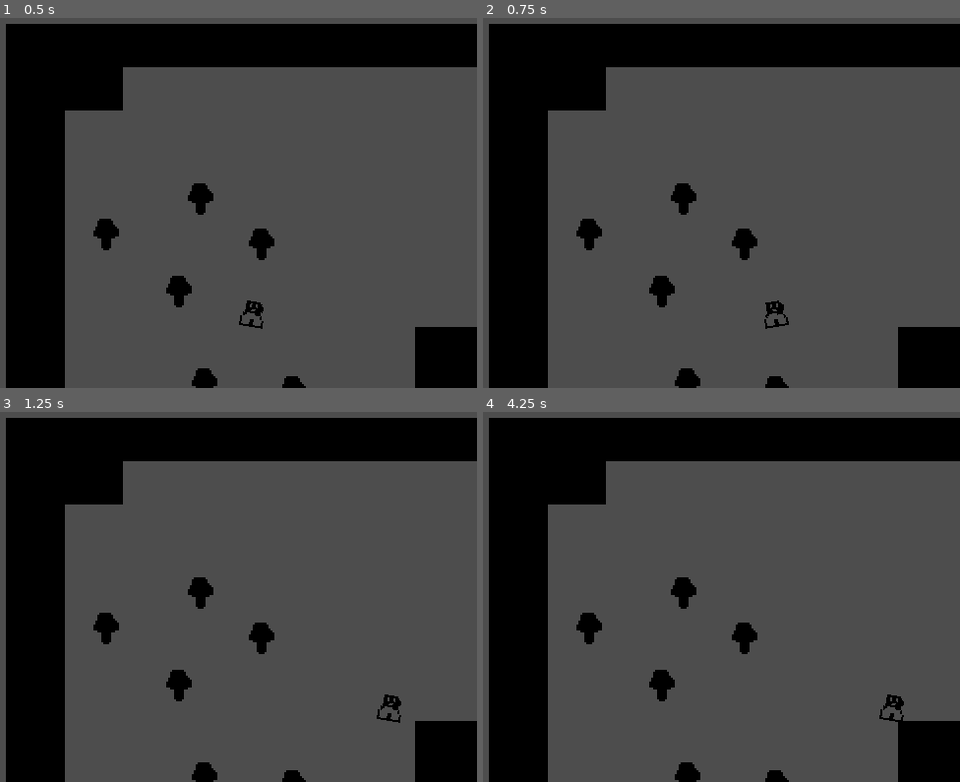
Above: before the commit, frames 1-4 (two rows, left to right).
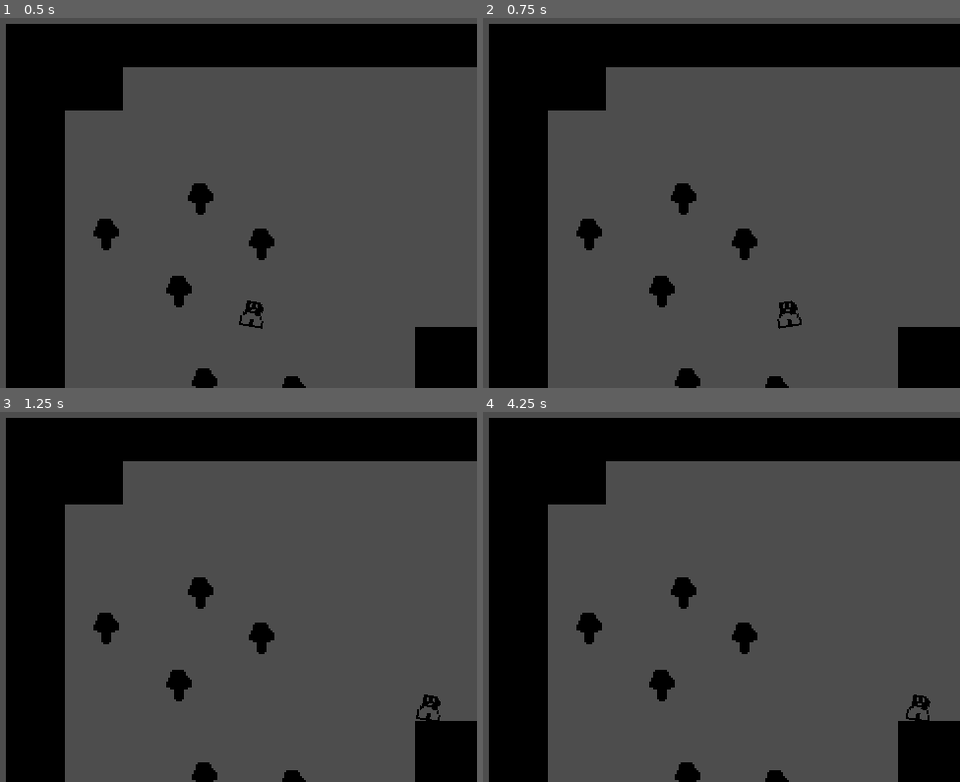
Above: after the commit, the same moments.

Repository: Atlls/project_locroto
Game: Godot game, scene res://scene/mundo.tscn
Same seed, same stepped clock (60 frames per second), same inputs: the game is played once before the commit and once after it.
Inputs:
- Up to frame 1 (0.5 s): no input
- Up to frame 2 (0.75 s): tap Enter (ui_accept) at 0.5, 0.6 s; hold Right (ui_right) from 0.53 s (still down)
- Up to frame 3 (1.25 s): keep holding Right (ui_right); tap Enter (ui_accept) at 0.77, 1.07 s
- Up to frame 4 (4.25 s): release Right (ui_right) at 1.28 s; hold Down (ui_down) 1.28-2.03 s; tap Enter (ui_accept) at 1.35, 1.52, 1.82, 2, 2.1, 2.75, 2.85, 3.02, 3.32, 3.5, 3.6, 3.77, 4.07 s; hold Right (ui_right) 2.03-2.78 s; hold Up (ui_up) 2.78-3.53 s; hold Left (ui_left) from 3.53 s (still down)

Frame 1 is identical in both runs. In frame 2, 0.3% of the frame differs, in the area x 58-67%, y 76-85%; in frame 3, 0.3%, in the area x 78-93%, y 76-85%; in frame 4, 0.3%.

Commit message:
Weno, vayan aportando

Diff:
--- a/cb.gd
+++ /dev/null
@@ -1,14 +0,0 @@
-extends CharacterBody2D
-
-
-# Called when the node enters the scene tree for the first time.
-func _ready() -> void:
-	$AnimationPlayer.play('siu')
-
-
-# Called every frame. 'delta' is the elapsed time since the previous frame.
-func _physics_process(delta: float) -> void:
-	var direction = Input.get_vector('ui_left', 'ui_right','ui_up','ui_down')
-
-	velocity = direction * 100
-	move_and_slide()
--- a/scene/mundo.tscn
+++ b/scene/mundo.tscn
@@ -1,8 +1,8 @@
 [gd_scene load_steps=4 format=3 uid="uid://bs8fwvwk8vhin"]
 
 [ext_resource type="Texture2D" uid="uid://i3fga4c5xv74" path="res://assets/wall.png" id="1_h2umu"]
-[ext_resource type="PackedScene" uid="uid://cvv1tmue6gbmv" path="res://scene/static_body_2d.tscn" id="2_ena8y"]
-[ext_resource type="PackedScene" uid="uid://cn3h62o4vgiqj" path="res://scene/character_body_2d.tscn" id="3_duvnl"]
+[ext_resource type="PackedScene" uid="uid://cvv1tmue6gbmv" path="res://scene/arbol.tscn" id="2_ena8y"]
+[ext_resource type="PackedScene" uid="uid://cn3h62o4vgiqj" path="res://scene/player.tscn" id="3_duvnl"]
 
 [node name="Mundo" type="Node2D"]
 y_sort_enabled = true
--- a/scene/character_body_2d.tscn
+++ b/scene/player.tscn
@@ -1,7 +1,7 @@
 [gd_scene load_steps=7 format=3 uid="uid://cn3h62o4vgiqj"]
 
-[ext_resource type="Script" path="res://cb.gd" id="1_f2en2"]
-[ext_resource type="Texture2D" uid="uid://bfjxwdqu3d20a" path="res://assets/char.png" id="2_hv2wn"]
+[ext_resource type="Script" path="res://scripts/person_controler.gd" id="1_or8e5"]
+[ext_resource type="Texture2D" uid="uid://bfjxwdqu3d20a" path="res://assets/char.png" id="2_6inmk"]
 
 [sub_resource type="CircleShape2D" id="CircleShape2D_4v0g0"]
 radius = 6.0
@@ -44,12 +44,12 @@
 }
 
 [node name="CharacterBody2D" type="CharacterBody2D"]
-script = ExtResource("1_f2en2")
+script = ExtResource("1_or8e5")
 
 [node name="Sprite2D" type="Sprite2D" parent="."]
 position = Vector2(0, -4)
 rotation = -0.164061
-texture = ExtResource("2_hv2wn")
+texture = ExtResource("2_6inmk")
 
 [node name="CollisionShape2D" type="CollisionShape2D" parent="."]
 shape = SubResource("CircleShape2D_4v0g0")
--- /dev/null
+++ b/scripts/person_controler.gd
@@ -0,0 +1,20 @@
+extends CharacterBody2D
+
+# Velocidad del dash
+var dash_speed = 400
+
+# Llamado cuando el nodo entra en el árbol de la escena por primera vez.
+func _ready() -> void:
+	$AnimationPlayer.play('siu')
+
+# Llamado cada frame. 'delta' es el tiempo transcurrido desde el frame anterior.
+func _physics_process(delta: float) -> void:
+	var direction = Input.get_vector('ui_left', 'ui_right', 'ui_up', 'ui_down')
+
+	velocity = direction * 100
+
+	# Detectar dash
+	if Input.is_action_just_pressed('ui_accept'):
+		velocity += direction * dash_speed
+
+	move_and_slide()
Renamed: scene/static_body_2d.tscn -> scene/arbol.tscn
